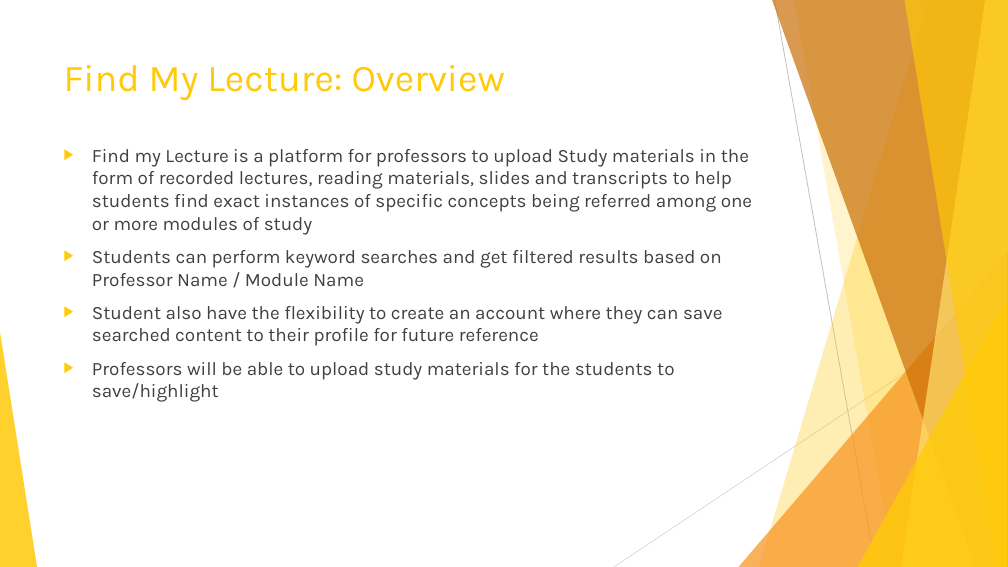
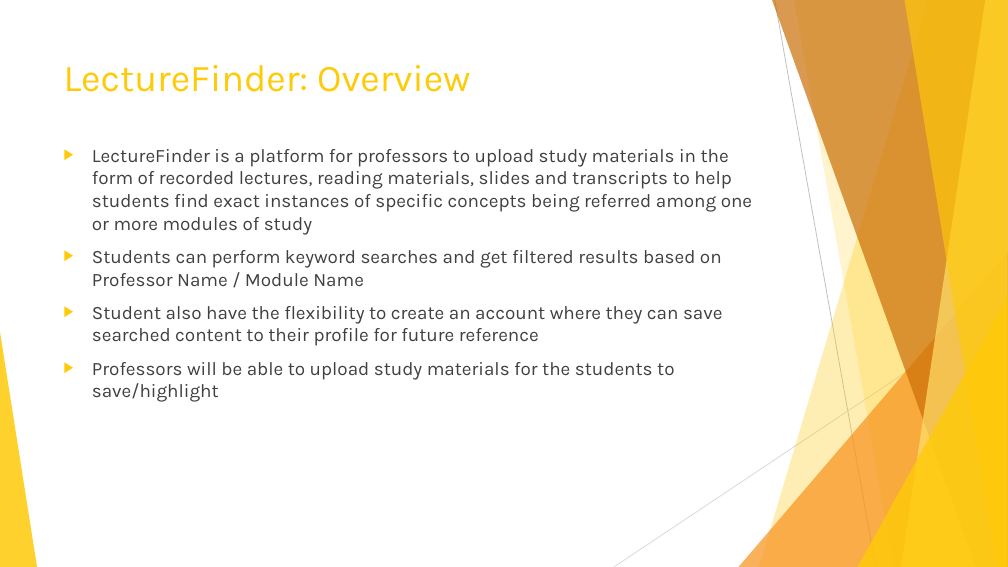
Before and after one commit to Ishitanarsiker/WAD2_GroupProject, a slide deck: slide 3 of Presentation.pptx (slide 2 before the commit). Drawn at 1008x567 pixels with LibreOffice and Linux fonts; fonts in the diff are those of the drawing. Boxes give left, top, right and bottom in pixels: in the first picture for what was removed or moved away, otherwise in the second. Text is boxed around its words. In the diff, an @@ line names an element or a change of style, - is before the commit and + after.

```diff
--- a/Presentation.pptx
+++ b/Presentation.pptx
@@ title at bbox=[64, 65, 470, 92]: text changed @@
-Find My Lecture: Overview
+LectureFinder: Overview
@@ text at bbox=[92, 149, 752, 235]: text changed @@
-▶ Find my Lecture is a platform for professors to upload Study materials in the form of recorded lectures, reading materials, slides and transcripts to help students find exact instances of specific concepts being referred among one or more modules of study
+▶ LectureFinder is a platform for professors to upload study materials in the form of recorded lectures, reading materials, slides and transcripts to help students find exact instances of specific concepts being referred among one or more modules of study
```
Also in this commit, not shown: 2 other slides changed, 15 other files.
